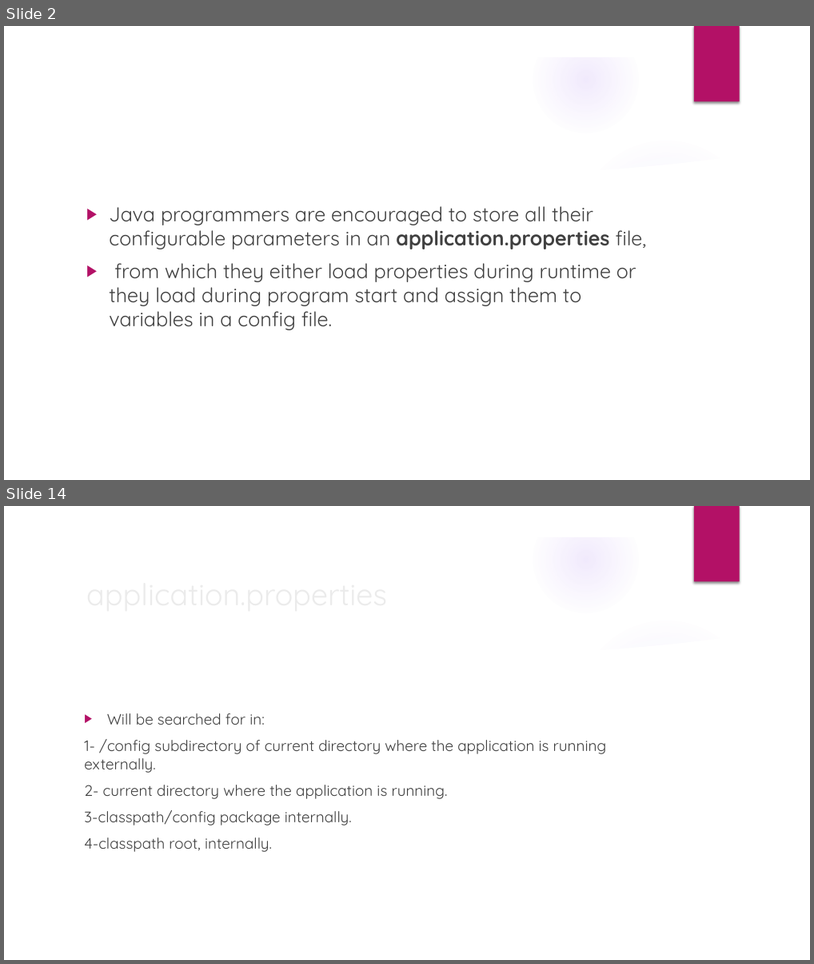
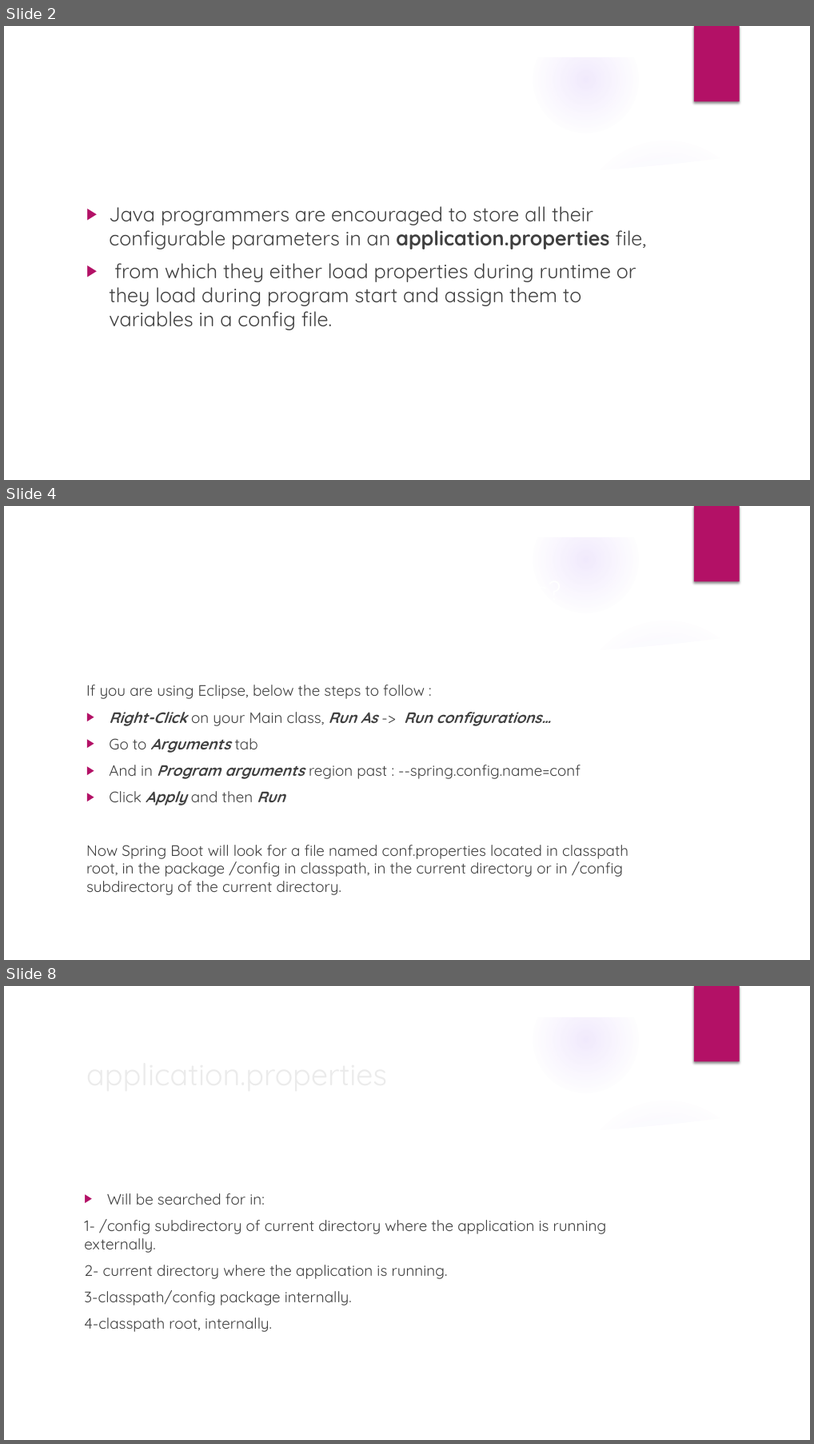
Before and after one commit to jigglypuffff/BankingApplication, a slide deck: Spring Properties.pptx. Shown one above the other, each under a label of ours: slides 2 and 14 before the commit, slides 2, 4 and 8 after it; the slides between them are not shown. The pictures are 814x964 and 814x1444 pixels, drawn with LibreOffice and Linux fonts; fonts in the diff are those of the drawing; background and template pictures are left out. Boxes give left, top, right and bottom in pixels: in the first picture for what was removed or moved away, otherwise in the second. Text is boxed around its words. In the diff, an @@ line names an element or a change of style, - is before the commit and + after.

Commit message:
spring properties ppt

```diff
--- a/Spring Properties.pptx
+++ b/Spring Properties.pptx
@@ slide 4 added at (4,506,810,960), background picture (left out); not listed: 9 template elements that a slide beside it also shows @@
@@ text added at (72,572,615,610), 32 pt, text #FFFFFF @@
+Can we rename application.properties?
@@ text added at (86,684,629,895), 18 pt, text #404040 @@
+If you are using Eclipse, below the steps to follow :
+▶ Right-Click on your Main class, Run As -> Run configurations…
+▶ Go to Arguments tab
+▶ And in Program arguments region past : --spring.config.name=conf
+▶ Click Apply and then Run
+Now Spring Boot will look for a file named conf.properties located in classpath root, in the package /config in classpath, in the current directory or in /config subdirectory of the current directory.
@@ what was slide 14 is now slide 8 @@
```
Also in this commit, not shown: 2 slides changed, 3 other slides added.
